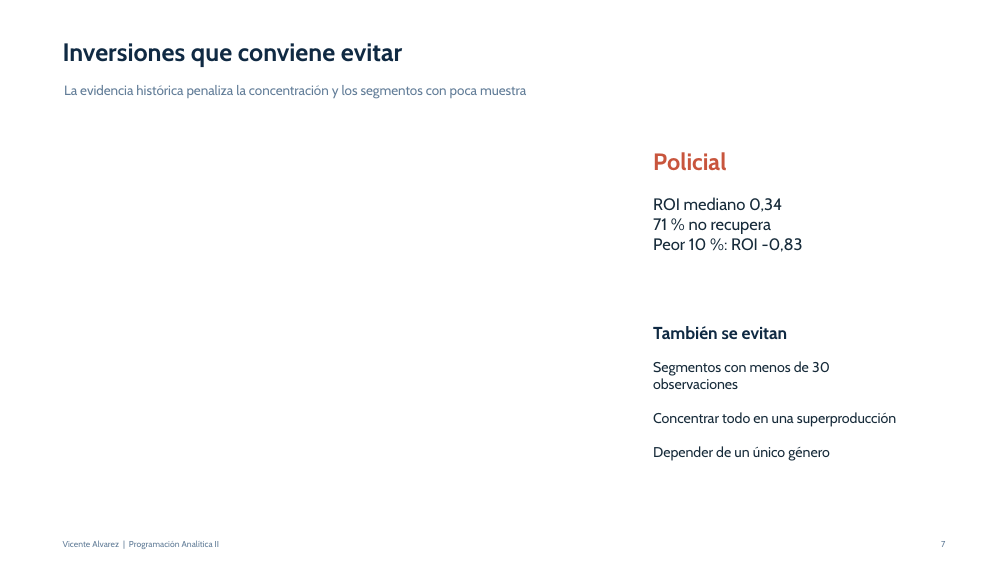
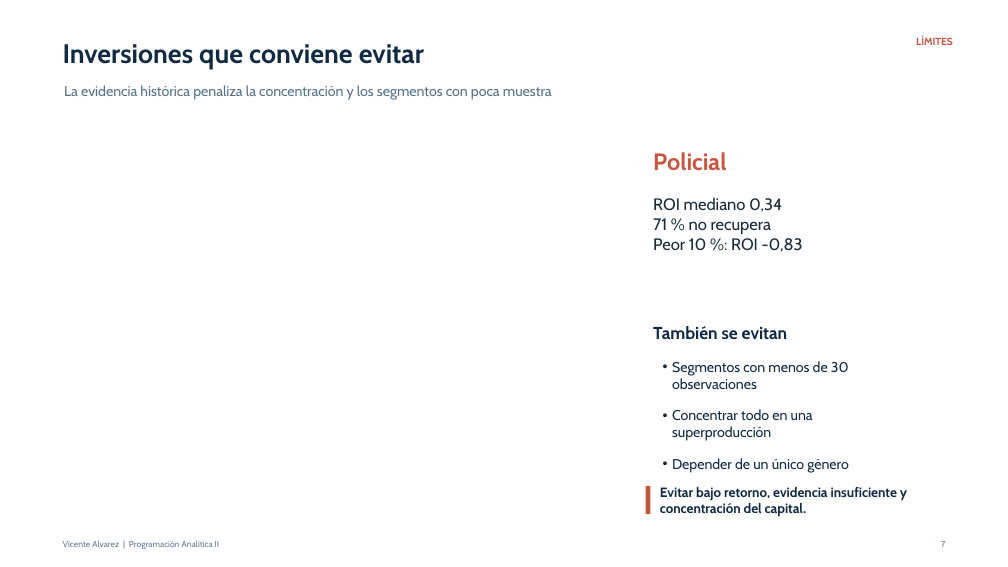
Before and after one commit to alvareezvicente-code/Vicente-Alvarez-programacion-analitica-2, a slide deck: slide 7 of salidas/presentacion_arroyo_capital.pptx. Drawn at 1008x567 pixels with LibreOffice and Linux fonts; fonts in the diff are those of the drawing. Boxes give left, top, right and bottom in pixels: in the first picture for what was removed or moved away, otherwise in the second. Text is boxed around its words. In the diff, an @@ line names an element or a change of style, - is before the commit and + after.

```diff
--- a/salidas/presentacion_arroyo_capital.pptx
+++ b/salidas/presentacion_arroyo_capital.pptx
@@ text "Inversiones que conviene evitar" at (63,44,424,70): size 24 to 25.5 pt @@
@@ text added at (916,37,953,45), 9.8 pt, text #C8553D, bold @@
+LÍMITES
@@ text "La evidencia histórica penaliza la ..." at (64,85,552,100): size 12.8 to 13.5 pt, text colour #627D98 to #55728B @@
@@ text "Segmentos con menos de 30 ..." at (672,361,849,473): text colour #172B3A to #102A43; bullet none to •; more space between paragraphs @@
@@ rectangle added at (646,486,650,515), fill #C8553D @@
@@ text added at (660,487,907,517), 12.8 pt, text #102A43, bold @@
+Evitar bajo retorno, evidencia insuficiente y concentración del capital.
```
Also in this commit, not shown: 7 other slides changed.
